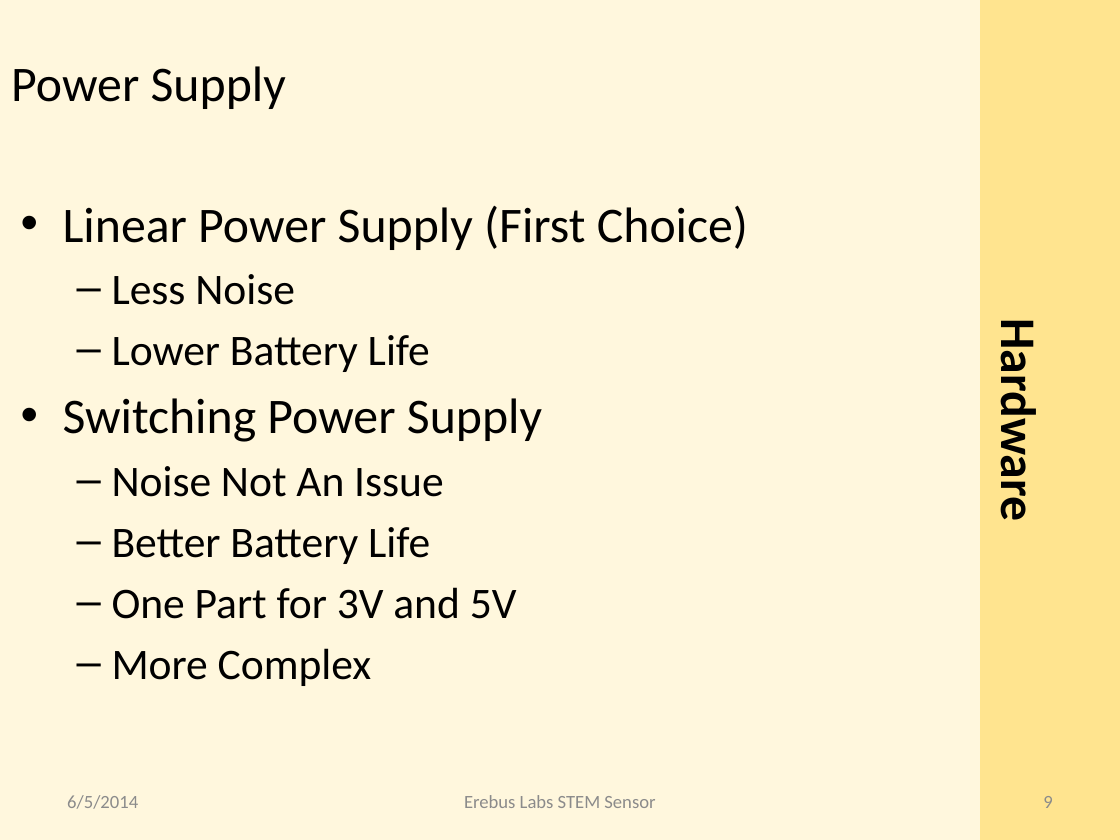
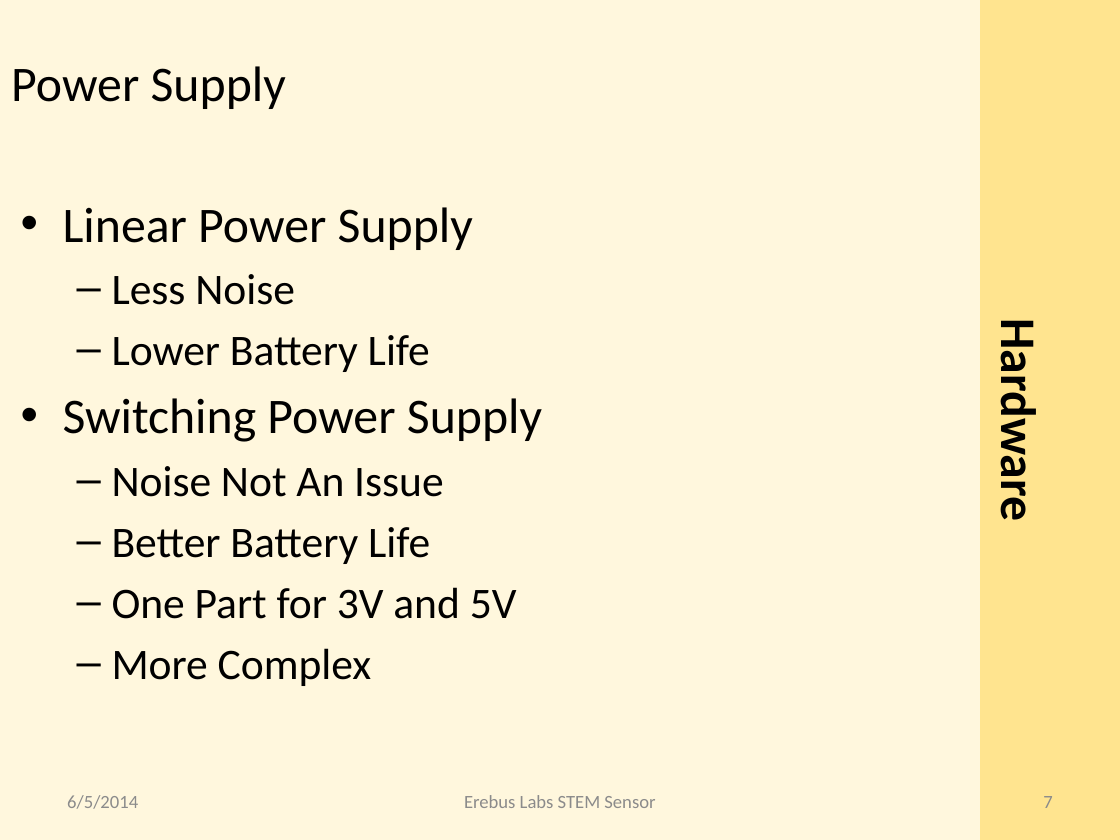
Before and after one commit to erebus-labs/PSU-VOC-SENSOR-2K14, a slide deck: slide 7 of Documents/source_documents/Presentation.pptx (slide 9 before the commit). Drawn at 1120x840 pixels with LibreOffice and Linux fonts; fonts in the diff are those of the drawing. Boxes give left, top, right and bottom in pixels: in the first picture for what was removed or moved away, otherwise in the second. Text is boxed around its words. In the diff, an @@ line names an element or a change of style, - is before the commit and + after.

```diff
--- a/Documents/source_documents/Presentation.pptx
+++ b/Documents/source_documents/Presentation.pptx
@@ text at box(63, 207, 473, 250): text changed @@
-• Linear Power Supply (First Choice)
+• Linear Power Supply
@@ page number at box(1043, 796, 1052, 808): text changed @@
-9
+7
```
Also in this commit, not shown: 12 other slides changed, 1 slide removed.
